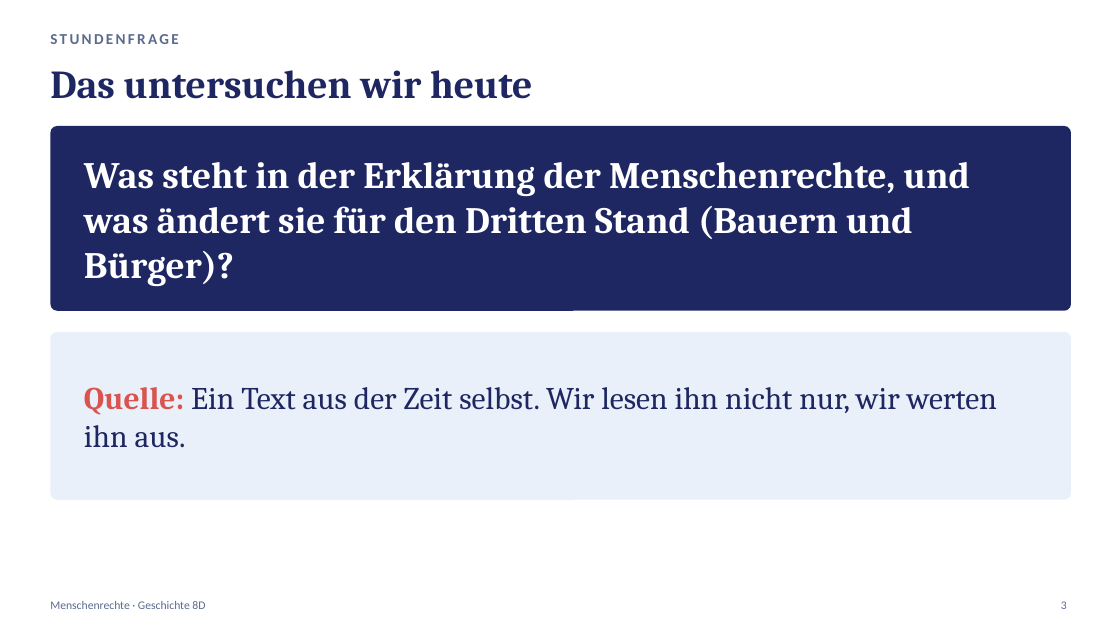
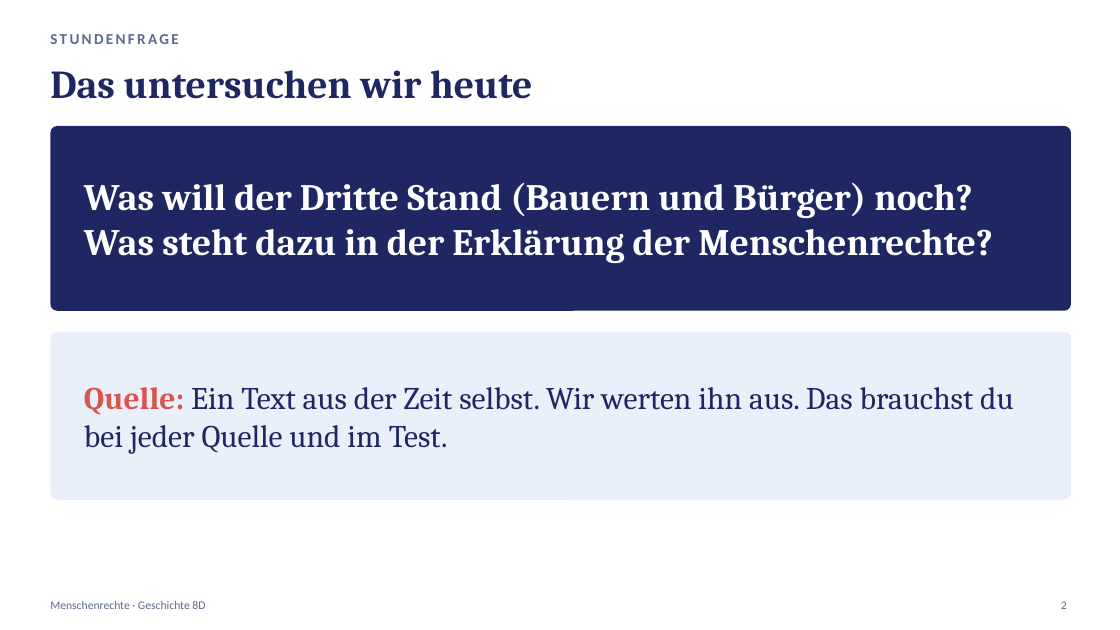
Before and after one commit to golzkonstantin-gif/Schule, a slide deck: slide 2 of Geschichte_8D/Stunde4_Menschenrechte/Praesentation_Stunde4_Menschenrechte_8D.pptx (slide 3 before the commit). Drawn at 1120x630 pixels with LibreOffice and Linux fonts; fonts in the diff are those of the drawing. Boxes give left, top, right and bottom in pixels: in the first picture for what was removed or moved away, otherwise in the second. Text is boxed around its words. In the diff, an @@ line names an element or a change of style, - is before the commit and + after.

```diff
--- a/Geschichte_8D/Stunde4_Menschenrechte/Praesentation_Stunde4_Menschenrechte_8D.pptx
+++ b/Geschichte_8D/Stunde4_Menschenrechte/Praesentation_Stunde4_Menschenrechte_8D.pptx
@@ text at [84, 183, 993, 263]: text changed @@
-Was steht in der Erklärung der Menschenrechte, und was ändert sie für den Dritten Stand (Bauern und Bürger)?
+Was will der Dritte Stand (Bauern und Bürger) noch? Was steht dazu in der Erklärung der Menschenrechte?
@@ text at [84, 387, 1014, 454]: text changed @@
-Quelle: Ein Text aus der Zeit selbst. Wir lesen ihn nicht nur, wir werten ihn aus.
+Quelle: Ein Text aus der Zeit selbst. Wir werten ihn aus. Das brauchst du bei jeder Quelle und im Test.
```
Also in this commit, not shown: 17 other slides changed, 2 slides added, 3 slides removed, 16 other files.
